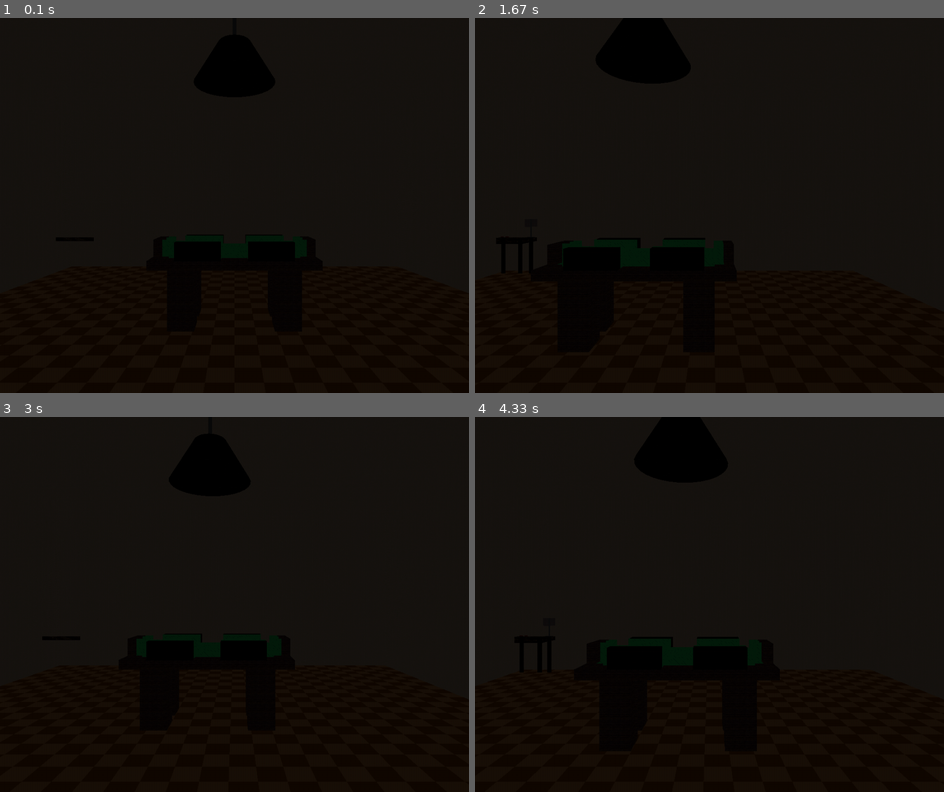
Above: before the commit, frames 1-4 (two rows, left to right).
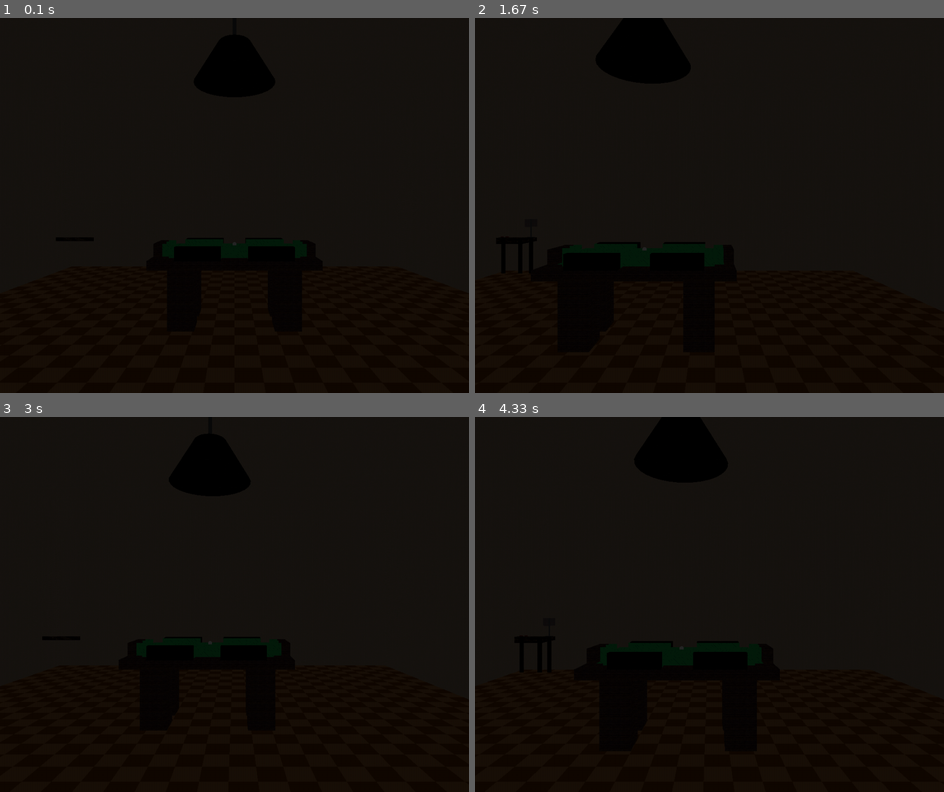
Above: after the commit, the same moments.

Repository: mikepmerritt/graphics-project-3
Game: pygame game, started from interactive_scene_pygame.py
Same seed, same stepped clock (60 frames per second), same inputs: the game is played once before the commit and once after it.
Inputs:
- Up to frame 1 (0.1 s): no input
- Up to frame 2 (1.67 s): hold D 0.33-0.8 s; hold W 0.83-1.3 s; hold D from 1.33 s (still down)
- Up to frame 3 (3 s): release D at 1.8 s; hold A 1.83-2.37 s; hold S 2.4-2.87 s; hold A from 2.9 s (still down)
- Up to frame 4 (4.33 s): release A at 3.37 s; hold W 3.4-3.87 s; hold D from 3.9 s (still down)

The runs differ from the first frame. In frame 1, 0.2% of the frame differs, in the area x 34-66%, y 58-61%; in frame 2, 0.2%, in the area x 18-49%, y 59-63%; in frame 3, 0.2%; in frame 4, 0.2%.

Commit message:
minor adjustments to table

Diff:
--- a/interactive_scene_pygame.py
+++ b/interactive_scene_pygame.py
@@ -396,6 +396,8 @@
     draw_dice(-37, 8.22, -34)
     draw_hanging_spotlight(0, 40, 0)
     draw_pool_table(0, 5, 0)
+    # ball bounds are x: [-7.25, 7.25] z: [-2.75, 2.75]
+    draw_cue_ball(0, 10.25, 0)
     glPopMatrix()
 
 def load_texture(file_name):
@@ -935,38 +937,38 @@
     # middles (3 x 2 x 3) # floor should be at midpoint level, hole extends down
 
     # x-aligned wood segments (5 x 2 x 1)
-    draw_rect(x - 4, y + 5, z - 4.5, 5, 2, 1, table_support_texture)
-    draw_rect(x + 4, y + 5, z - 4.5, 5, 2, 1, table_support_texture)
-    draw_rect(x - 4, y + 5, z + 4.5, 5, 2, 1, table_support_texture)
-    draw_rect(x + 4, y + 5, z + 4.5, 5, 2, 1, table_support_texture)
+    draw_rect(x - 4, y + 4.75, z - 4.5, 5, 1.5, 1, 10, 4, 2, table_support_texture)
+    draw_rect(x + 4, y + 4.75, z - 4.5, 5, 1.5, 1, 10, 4, 2, table_support_texture)
+    draw_rect(x - 4, y + 4.75, z + 4.5, 5, 1.5, 1, 10, 4, 2, table_support_texture)
+    draw_rect(x + 4, y + 4.75, z + 4.5, 5, 1.5, 1, 10, 4, 2, table_support_texture)
 
     # x-aligned felt segments (5 x 2 x 1)
-    draw_rect(x - 4, y + 5, z - 3.5, 5, 2, 1, felt_texture)
-    draw_rect(x + 4, y + 5, z - 3.5, 5, 2, 1, felt_texture)
-    draw_rect(x - 4, y + 5, z + 3.5, 5, 2, 1, felt_texture)
-    draw_rect(x + 4, y + 5, z + 3.5, 5, 2, 1, felt_texture)
+    draw_rect(x - 4, y + 4.75, z - 3.5, 5, 1.5, 1, 10, 4, 2, felt_texture)
+    draw_rect(x + 4, y + 4.75, z - 3.5, 5, 1.5, 1, 10, 4, 2, felt_texture)
+    draw_rect(x - 4, y + 4.75, z + 3.5, 5, 1.5, 1, 10, 4, 2, felt_texture)
+    draw_rect(x + 4, y + 4.75, z + 3.5, 5, 1.5, 1, 10, 4, 2, felt_texture)
 
     # z-aligned wood segments (1 x 2 x 4)
-    draw_rect(x - 9, y + 5, z, 1, 2, 4, table_support_texture)
-    draw_rect(x + 9, y + 5, z, 1, 2, 4, table_support_texture)
+    draw_rect(x - 9, y + 4.75, z, 1, 1.5, 4, 2, 4, 8, table_support_texture)
+    draw_rect(x + 9, y + 4.75, z, 1, 1.5, 4, 2, 4, 8, table_support_texture)
 
     # z-aligned felt segments (1 x 2 x 4)
-    draw_rect(x - 8, y + 5, z, 1, 2, 4, felt_texture)
-    draw_rect(x + 8, y + 5, z, 1, 2, 4, felt_texture)
+    draw_rect(x - 8, y + 4.75, z, 1, 1.5, 4, 2, 4, 8, felt_texture)
+    draw_rect(x + 8, y + 4.75, z, 1, 1.5, 4, 2, 4, 8, felt_texture)
 
     # felt play area (15 x 1 x 6)
-    draw_rect(x, y + 4.5, z, 15, 1, 6, felt_texture)
+    draw_rect(x, y + 4.5, z, 15, 1, 6, 15, 1, 6, felt_texture)
 
     # wood bottom middle (19 x 1 x 6)
-    draw_rect(x, y + 3.5, z, 19, 1, 10, table_support_texture)
+    draw_rect(x, y + 3.5, z, 19, 1, 10, 19, 1, 10, table_support_texture)
 
     # wood legs (3 x 8 x 3)
-    draw_rect(x - 6, y, z - 2.5, 3, 8, 3, table_support_texture)
-    draw_rect(x + 6, y, z - 2.5, 3, 8, 3, table_support_texture)
-    draw_rect(x - 6, y, z + 2.5, 3, 8, 3, table_support_texture)
-    draw_rect(x + 6, y, z + 2.5, 3, 8, 3, table_support_texture)
-
-def draw_plane(x_size, y_size, texture):
+    draw_rect(x - 6, y, z - 2.5, 3, 8, 3, 3, 8, 3, table_support_texture)
+    draw_rect(x + 6, y, z - 2.5, 3, 8, 3, 3, 8, 3, table_support_texture)
+    draw_rect(x - 6, y, z + 2.5, 3, 8, 3, 3, 8, 3, table_support_texture)
+    draw_rect(x + 6, y, z + 2.5, 3, 8, 3, 3, 8, 3, table_support_texture)
+
+def draw_plane(x_size, y_size, x_slices, y_slices, texture):
     """ Draw a textured plane of the specified dimension.
         The plane is a unit square with lower left corner at origin.
     """
@@ -990,15 +992,15 @@
 
     # Center the plane on the origin in x-direction
     # Lower corner = (sx, sy) and upper corner = (ex, ey)
-    dx = 1 # Change in x direction
-    dy = 1  # Change in y direction
+    dx = x_size/x_slices # Change in x direction
+    dy = y_size/y_slices  # Change in y direction
 
     glNormal3f(0, 0, 1)
     y = 0
-    for j in range(y_size):
+    for j in range(y_slices):
         glBegin(GL_TRIANGLE_STRIP)
         cx = 0
-        for i in range(x_size):
+        for i in range(x_slices):
             glTexCoord2f(cx, y+dy)
             glVertex3f(cx, y+dy, 0)
             glTexCoord2f(cx, y)
@@ -1013,7 +1015,7 @@
 
     glDisable(GL_TEXTURE_2D)
 
-def draw_rect(x, y, z, x_size, y_size, z_size, texture_name):
+def draw_rect(x, y, z, x_size, y_size, z_size, x_slices, y_slices, z_slices, texture_name):
     """ Draw a rectangle centered around (x, y, z) with size (x_size, y_size, z_size)."""
     # move to cube location
     glPushMatrix()
@@ -1022,42 +1024,42 @@
     # Draw side 1 (+z)
     glPushMatrix()
     glTranslate(-x_size/2, -y_size/2, z_size/2)
-    draw_plane(x_size, y_size, texture_name)
+    draw_plane(x_size, y_size, x_slices, y_slices, texture_name)
     glPopMatrix()
 
     # Draw side 2 (-z)
     glPushMatrix()
     glTranslate(x_size/2, -y_size/2, -z_size/2)
     glRotated(180, 0, 1, 0)
-    draw_plane(x_size, y_size, texture_name)
+    draw_plane(x_size, y_size, x_slices, y_slices, texture_name)
     glPopMatrix()
 
     # Draw side 3 (-x)
     glPushMatrix()
     glTranslate(-x_size/2, -y_size/2, -z_size/2)
     glRotatef(-90, 0, 1, 0)
-    draw_plane(z_size, y_size, texture_name)
+    draw_plane(z_size, y_size, z_slices, y_slices, texture_name)
     glPopMatrix()
 
     # Draw side 4 (+x)
     glPushMatrix()
     glTranslatef(x_size/2, -y_size/2, z_size/2)
     glRotatef(90, 0, 1, 0)
-    draw_plane(z_size, y_size, texture_name)
+    draw_plane(z_size, y_size, z_slices, y_slices, texture_name)
     glPopMatrix()
 
     # Draw side 5 (-y)
     glPushMatrix()
     glTranslatef(-x_size/2, -y_size/2, -z_size/2)
     glRotatef(90, 1, 0, 0)
-    draw_plane(x_size, z_size, texture_name)
+    draw_plane(x_size, z_size, x_slices, z_slices, texture_name)
     glPopMatrix()
 
     # Draw side 6 (+y)
     glPushMatrix()
     glTranslatef(-x_size/2, y_size/2, z_size/2)
     glRotatef(-90, 1, 0, 0)
-    draw_plane(x_size, z_size, texture_name)
+    draw_plane(x_size, z_size, x_slices, z_slices, texture_name)
     glPopMatrix()
 
     # return
@@ -1070,7 +1072,10 @@
 
 # TODO: implement
 def draw_cue_ball(x, y, z):
-    pass
+    glPushMatrix()
+    glTranslatef(x, y, z)
+    gluSphere(ball, 0.25, 16, 16)
+    glPopMatrix()
 
 # TODO: implement swinging
 # TODO: uncertain if lights should have functions or be included in place_lights instead
